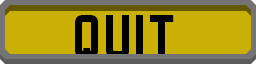
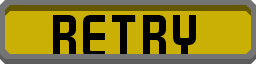
The second 256 × 64 image is a revision of the first. Changes to its layers:
added group "RetryText" with 2 layers above "SettingsText" over <box>53,15,196,54</box>
added layer "Retry Pressed" in group "RetryText" over <box>53,15,196,54</box>
moved "QUIT Pressed" into group "QuitText" over <box>75,15,174,54</box>
